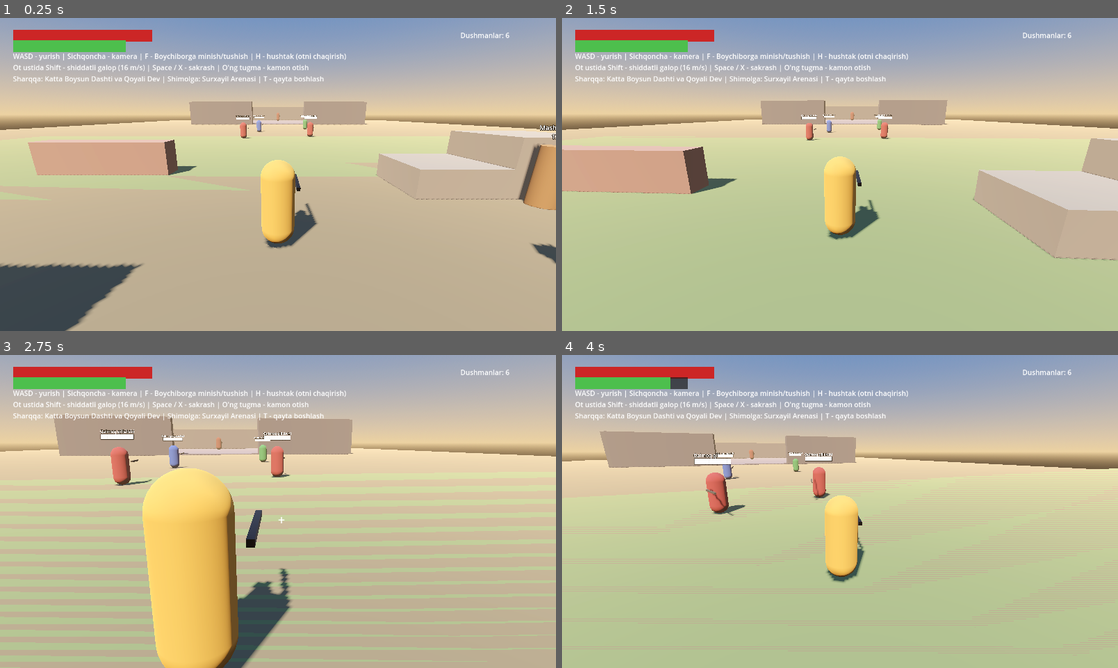
Above: before the commit, frames 1-4 (two rows, left to right).
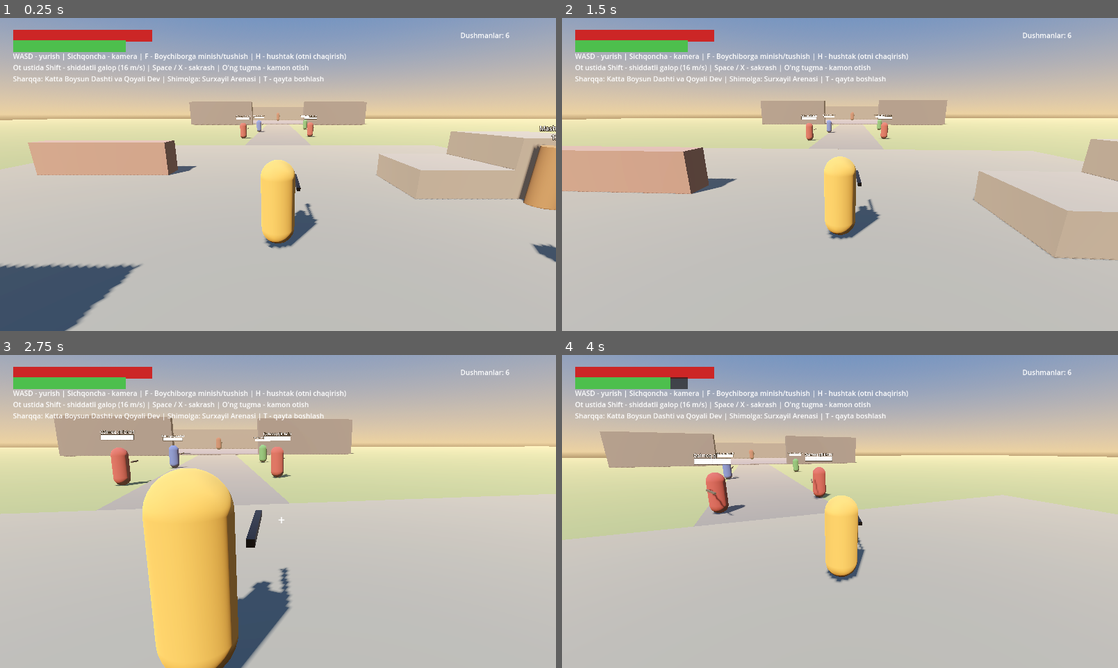
Above: after the commit, the same moments.

Repository: sardorergashev09uzb-commits/yangi
Game: Godot game, scene res://scenes/main.tscn
Two runs of this game, one before a commit and one after it. Both use one fixed random seed, a clock stepped at 60 frames per second and the inputs below.
Inputs (mouse positions are in pixels of both pictures, inside the frame that each line leads up to):
- Up to frame 1 (0.25 s): no input
- Up to frame 2 (1.5 s): tap Enter at 0.5 s; move the mouse to (867, 174) at 0.52 s; hold Right mouse button (aim) 0.53-1.28 s; hold W (move_forward) from 0.53 s (still down); click (867, 174) at 0.67 s; tap X (jump) at 0.77 s; tap F (interact) at 0.8, 1.35 s; move the mouse to (812, 174) at 1.27 s
- Up to frame 3 (2.75 s): keep holding W (move_forward); tap X (jump) at 1.52 s; right-click (250, 511) at 1.55 s; move the mouse to (289, 505) at 2.02 s; hold Right mouse button (aim) from 2.03 s (still down); tap F (interact) at 2.3 s
- Up to frame 4 (4 s): keep holding W (move_forward); move the mouse to (834, 517) at 2.77 s; release Right mouse button (aim) at 2.78 s; tap R (attack_heavy) at 2.85 s; click (834, 517) at 2.92 s; tap X (jump) at 3.02, 3.77 s; right-click (834, 517) at 3.05 s; move the mouse to (878, 514) at 3.52 s; click (878, 514) at 3.6 s; tap F (interact) at 3.8 s

The runs differ from the first frame. In frame 1, 52% of the frame differs, in the area x 0-100%, y 26-100%; in frame 2, 49%; in frame 3, 46%; in frame 4, 51%.

Commit message:
Tuzatish: Boychiborga minish (cooldown va collision) tuzatildi va cho'l z-fighting (miltillash) bartaraf etildi

Diff:
--- a/scripts/player/player.gd
+++ b/scripts/player/player.gd
@@ -96,6 +96,7 @@
 
 	if is_mounted:
 		# Ot ustida: harakatni ot bajaradi, o'yinchi yuzlanish va kamon bilan jang qiladi
+		velocity = Vector3.ZERO
 		_face(_cam_forward(), delta)
 		aiming = Input.is_action_pressed("aim")
 		rig.aiming = aiming
@@ -443,7 +444,7 @@
 
 func _try_mount_horse() -> void:
 	for h in get_tree().get_nodes_in_group("horses"):
-		if h != null and h.has_method("mount") and not h.get("is_mounted") and global_position.distance_to(h.global_position) < 3.2:
+		if h != null and h.has_method("mount") and not h.get("is_mounted") and global_position.distance_to(h.global_position) < 4.5:
 			h.mount(self)
 			return
 
--- a/scripts/ui/hud.gd
+++ b/scripts/ui/hud.gd
@@ -6,7 +6,7 @@
 var _charge_bar: ProgressBar
 var _crosshair: Label
 var _enemy_label: Label
-var _player: Player
+var _player: CharacterBody3D
 
 # Boss UI elementlari
 var _boss_container: VBoxContainer
@@ -216,29 +216,29 @@
 
 
 func _connect_player() -> void:
-	_player = get_tree().get_first_node_in_group("player") as Player
+	_player = get_tree().get_first_node_in_group("player") as CharacterBody3D
 	if _player == null:
 		return
-	_health_bar.max_value = _player.max_health
-	_health_bar.value = _player.health
-	_stamina_bar.max_value = _player.max_stamina
-	_player.stamina_changed.connect(func(c: float, m: float) -> void:
+	_health_bar.max_value = _player.get("max_health")
+	_health_bar.value = _player.get("health")
+	_stamina_bar.max_value = _player.get("max_stamina")
+	_player.connect("stamina_changed", func(c: float, m: float) -> void:
 		_stamina_bar.max_value = m
 		_stamina_bar.value = c)
-	_player.health_changed.connect(func(c: float, m: float) -> void:
+	_player.connect("health_changed", func(c: float, m: float) -> void:
 		_health_bar.max_value = m
 		_health_bar.value = c)
-	_player.died.connect(func() -> void:
+	_player.connect("died", func() -> void:
 		_death_panel.visible = true
 		_boss_container.visible = false
 		Input.mouse_mode = Input.MOUSE_MODE_VISIBLE)
-	_player.respawned.connect(func() -> void:
+	_player.connect("respawned", func() -> void:
 		_death_panel.visible = false
 		Input.mouse_mode = Input.MOUSE_MODE_CAPTURED)
 
 
 func _connect_boss() -> void:
-	var boss := get_tree().get_first_node_in_group("bosses") as BossSurxayil
+	var boss := get_tree().get_first_node_in_group("bosses")
 	if boss == null:
 		return
 	boss.boss_activated.connect(_on_boss_activated)
@@ -281,7 +281,9 @@
 	_enemy_label.text = "Dushmanlar: %d" % enemies_count
 	if _player == null:
 		return
-	_crosshair.visible = _player.aiming
-	_charge_bar.visible = _player.aiming and _player.bow_charge > 0.0
+	var is_aim: bool = bool(_player.get("aiming"))
+	var charge: float = float(_player.get("bow_charge"))
+	_crosshair.visible = is_aim
+	_charge_bar.visible = is_aim and charge > 0.0
 	_charge_bar.max_value = 1.0
-	_charge_bar.value = _player.bow_charge
+	_charge_bar.value = charge
--- a/scripts/world/arena.gd
+++ b/scripts/world/arena.gd
@@ -21,8 +21,15 @@
 
 func _ready() -> void:
 	_build_environment()
-	# Asosiy maydon yeri
-	_box(Vector3(0, -0.5, -35), Vector3(100, 1, 150), Color(0.45, 0.38, 0.28))
+
+	# Yagona yaxlit ulkan Boysun dashti zamini (Z-fighting mutlaqo yo'q)
+	_box(Vector3(20, -1.0, 10), Vector3(320, 2.0, 320), Color(0.42, 0.45, 0.28))
+
+	# Mashg'ulot tosh maydoni (Alpomish boshlang'ich mashq o'rni, Y = 0.01 da tosh to'shama)
+	_box(Vector3(0, 0.01, -2), Vector3(28, 0.02, 28), Color(0.46, 0.43, 0.38))
+
+	# Arena sari olib boruvchi qadimiy tosh yo'lak
+	_box(Vector3(0, 0.01, -38), Vector3(6, 0.02, 44), Color(0.38, 0.36, 0.34))
 
 	# Mashg'ulot to'siqlari va rampasi
 	_box(Vector3(6, 0.5, -4), Vector3(3, 1, 3), Color(0.5, 0.45, 0.4))
@@ -63,18 +70,20 @@
 
 
 func _build_steppe() -> void:
-	# Keng yashil-oltin dasht yaylovi
-	var steppe_center := Vector3(40, -0.45, 45)
-	_box(steppe_center, Vector3(140, 0.9, 140), Color(0.42, 0.45, 0.28))
-
 	# Dashtdagi tabiiy qoyalar va tepaliklar
-	_hill(Vector3(20, 1.0, 30), Vector3(14, 2.5, 12))
-	_hill(Vector3(60, 1.8, 55), Vector3(20, 3.8, 18))
-	_hill(Vector3(35, 1.2, 70), Vector3(16, 2.6, 14))
+	_hill(Vector3(20, 1.2, 30), Vector3(14, 2.5, 12))
+	_hill(Vector3(60, 2.2, 55), Vector3(24, 4.4, 20))
+	_hill(Vector3(35, 1.5, 75), Vector3(18, 3.0, 16))
+	_hill(Vector3(-25, 1.4, 45), Vector3(16, 2.8, 14))
+	_hill(Vector3(80, 2.5, 20), Vector3(22, 5.0, 18))
 
 	# Qadimiy tosh balballar (qadimgi obidalar)
-	for bp in [Vector3(15, 0, 45), Vector3(55, 0, 35), Vector3(40, 0, 75)]:
+	for bp in [Vector3(15, 0, 45), Vector3(55, 0, 35), Vector3(40, 0, 75), Vector3(70, 0, 80)]:
 		_balbal(bp)
+
+	# Dasht daraxtlari (yulg'un / saksovul)
+	for tp in [Vector3(10, 0, 25), Vector3(30, 0, 50), Vector3(50, 0, 20), Vector3(65, 0, 65), Vector3(25, 0, 85)]:
+		_tree(tp)
 
 	# Dasht Devi (Qoyali Dev)
 	_giant = SteppeGiantScript.new()
@@ -290,6 +299,7 @@
 	mesh.size = size
 	var mat := StandardMaterial3D.new()
 	mat.albedo_color = color
+	mat.roughness = 0.85
 	mesh.material = mat
 	mesh_inst.mesh = mesh
 	var col := CollisionShape3D.new()
@@ -300,3 +310,41 @@
 	body.add_child(col)
 	add_child(body)
 	return body
+
+
+func _tree(pos: Vector3, h := 4.0) -> void:
+	var trunk := StaticBody3D.new()
+	trunk.position = pos
+	var cyl := CylinderMesh.new()
+	cyl.top_radius = 0.22
+	cyl.bottom_radius = 0.35
+	cyl.height = h
+	var tmat := StandardMaterial3D.new()
+	tmat.albedo_color = Color(0.38, 0.25, 0.15)
+	tmat.roughness = 0.9
+	cyl.material = tmat
+	var mi := MeshInstance3D.new()
+	mi.mesh = cyl
+	mi.position.y = h * 0.5
+	trunk.add_child(mi)
+
+	var col := CollisionShape3D.new()
+	var shape := CylinderShape3D.new()
+	shape.radius = 0.35
+	shape.height = h
+	col.shape = shape
+	col.position.y = h * 0.5
+	trunk.add_child(col)
+
+	var crown := MeshInstance3D.new()
+	var sph := SphereMesh.new()
+	sph.radius = 1.4
+	sph.height = 2.4
+	var cmat := StandardMaterial3D.new()
+	cmat.albedo_color = Color(0.24, 0.35, 0.20)
+	cmat.roughness = 0.85
+	sph.material = cmat
+	crown.mesh = sph
+	crown.position.y = h + 0.6
+	trunk.add_child(crown)
+	add_child(trunk)
--- a/scripts/world/horse.gd
+++ b/scripts/world/horse.gd
@@ -24,6 +24,7 @@
 var _body_mesh: Node3D
 var _legs: Array[Node3D] = []
 var _anim_time := 0.0
+var _mount_cooldown := 0.0
 
 
 func _ready() -> void:
@@ -141,6 +142,9 @@
 
 
 func _physics_process(delta: float) -> void:
+	if _mount_cooldown > 0.0:
+		_mount_cooldown -= delta
+
 	if is_mounted and rider != null:
 		_process_mounted(delta)
 	elif is_called and _follow_target != null:
@@ -150,14 +154,19 @@
 
 	move_and_slide()
 	_animate_legs(delta)
-	_update_prompt()
+
+	# Chavandozni silkinishsiz aynan egar ustida ushlab turish
+	if is_mounted and rider != null:
+		rider.global_position = _saddle.global_position
+	else:
+		_update_prompt()
 
 
 func _process_mounted(delta: float) -> void:
 	_prompt_label.visible = false
 
-	# Tushish (Dismount)
-	if Input.is_action_just_pressed("interact"):
+	# Tushish (Dismount) - cooldown bilan bir freymda qayta tushib ketishning oldi olinadi
+	if _mount_cooldown <= 0.0 and Input.is_action_just_pressed("interact"):
 		dismount()
 		return
 
@@ -191,9 +200,6 @@
 	if not is_on_floor():
 		velocity.y -= gravity * delta
 
-	# Chavandozni egar ustida ushlab turish
-	rider.global_position = _saddle.global_position
-
 
 func _process_calling(delta: float) -> void:
 	var to_target := _follow_target.global_position - global_position
@@ -204,8 +210,9 @@
 		var dir := to_target.normalized()
 		var target_yaw := atan2(-dir.x, -dir.z)
 		rotation.y = lerp_angle(rotation.y, target_yaw, 1.0 - exp(-turn_speed * delta))
-		velocity.x = -global_basis.z.x * 12.0
-		velocity.z = -global_basis.z.z * 12.0
+		var fwd := -global_basis.z
+		velocity.x = fwd.x * 12.0
+		velocity.z = fwd.z * 12.0
 	else:
 		is_called = false
 		velocity = Vector3.ZERO
@@ -245,12 +252,19 @@
 		_prompt_label.visible = false
 		return
 	var dist := global_position.distance_to(p.global_position)
-	_prompt_label.visible = dist < 3.2
+	_prompt_label.visible = dist < 4.5
 
 
 func mount(p: CharacterBody3D) -> void:
+	if is_mounted or p == null:
+		return
 	is_mounted = true
 	rider = p
+	_mount_cooldown = 0.4
+	# O'yinchi kolliziyasini vaqtincha to'xtatish (ot tanasi bilan qisilib qolmasligi uchun)
+	rider.collision_layer = 0
+	rider.collision_mask = 0
+	rider.velocity = Vector3.ZERO
 	rider.set("is_mounted", true)
 	rider.set("mounted_horse", self)
 	is_called = false
@@ -261,12 +275,16 @@
 func dismount() -> void:
 	if not is_mounted or rider == null:
 		return
-	var drop_pos := global_position + global_basis.x * 1.6
+	var drop_pos := global_position + global_basis.x * 1.8
 	rider.global_position = drop_pos
+	rider.collision_layer = 1 << 1 # layer 2 (player)
+	rider.collision_mask = 1 | (1 << 2) # layer 1 (world) + layer 3 (enemy)
+	rider.velocity = Vector3.ZERO
 	rider.set("is_mounted", false)
 	rider.set("mounted_horse", null)
 	is_mounted = false
 	rider = null
+	_mount_cooldown = 0.4
 	mounted_state_changed.emit(false)
 
 
